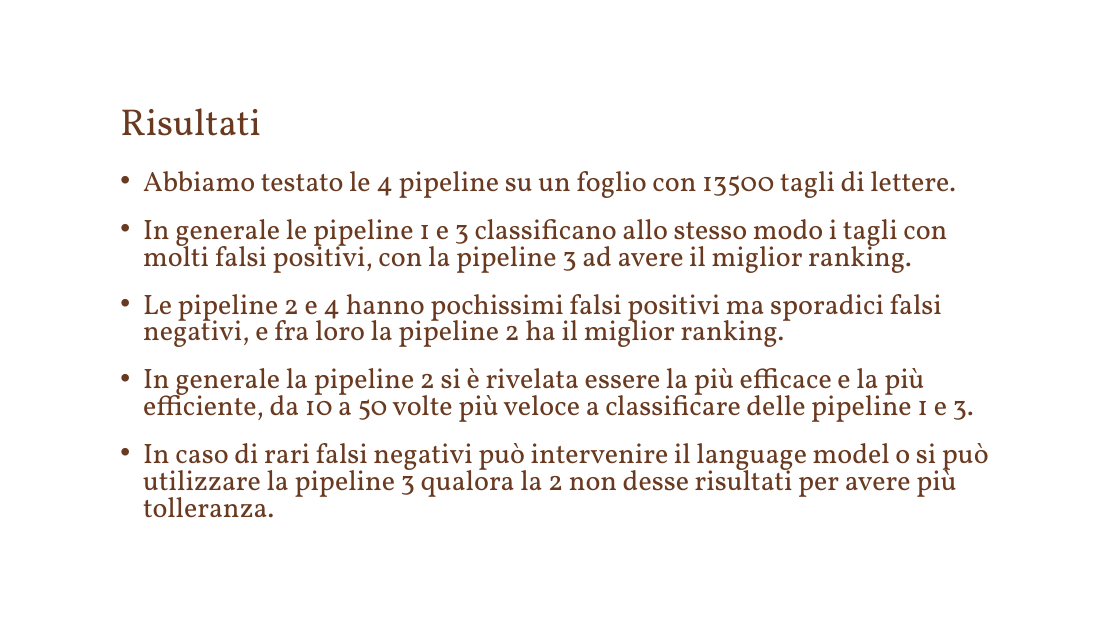
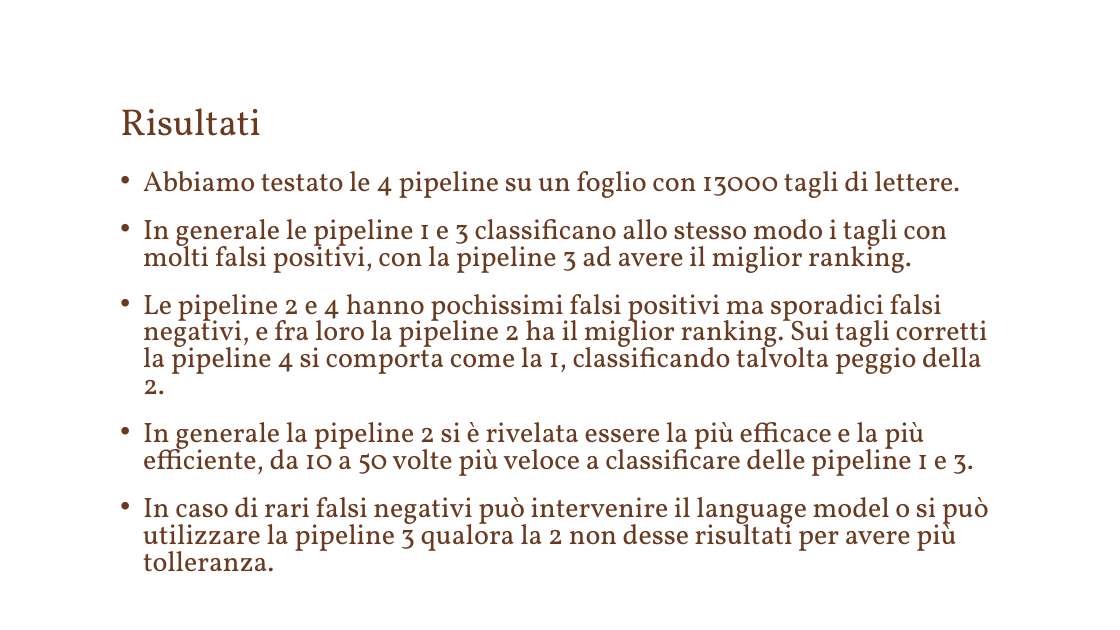
Before and after one commit to Kidel/In-Codice-Ratio-OCR-with-CNN, a slide deck: slide 21 of Relazione/Slide.pptx (slide 20 before the commit). Drawn at 1120x630 pixels with LibreOffice and Linux fonts; fonts in the diff are those of the drawing; background and template pictures are left out. Boxes give left, top, right and bottom in pixels: in the first picture for what was removed or moved away, otherwise in the second. Text is boxed around its words. In the diff, an @@ line names an element or a change of style, - is before the commit and + after.

```diff
--- a/Relazione/Slide.pptx
+++ b/Relazione/Slide.pptx
@@ text at (143,171,960,198): text changed @@
-• Abbiamo testato le 4 pipeline su un foglio con 13500 tagli di lettere.
+• Abbiamo testato le 4 pipeline su un foglio con 13000 tagli di lettere.
@@ text at (143,294,988,395): text changed @@
-• Le pipeline 2 e 4 hanno pochissimi falsi positivi ma sporadici falsi negativi, e fra loro la pipeline 2 ha il miglior ranking.
+• Le pipeline 2 e 4 hanno pochissimi falsi positivi ma sporadici falsi negativi, e fra loro la pipeline 2 ha il miglior ranking. Sui tagli corretti la pipeline 4 si comporta come la 1, classificando talvolta peggio della 2.
```
Also in this commit, not shown: 3 other slides changed, 2 slides added, 1 other file.
